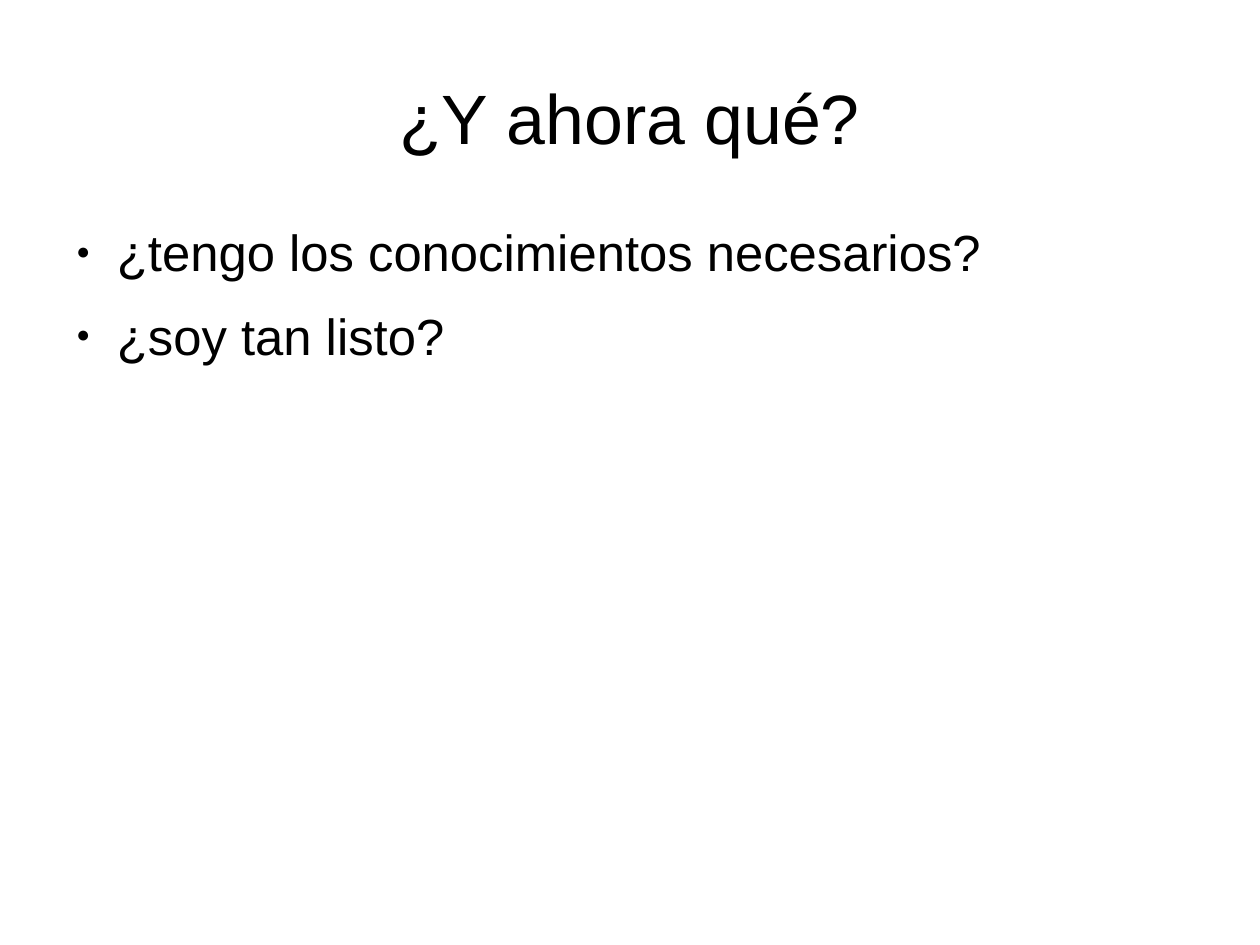
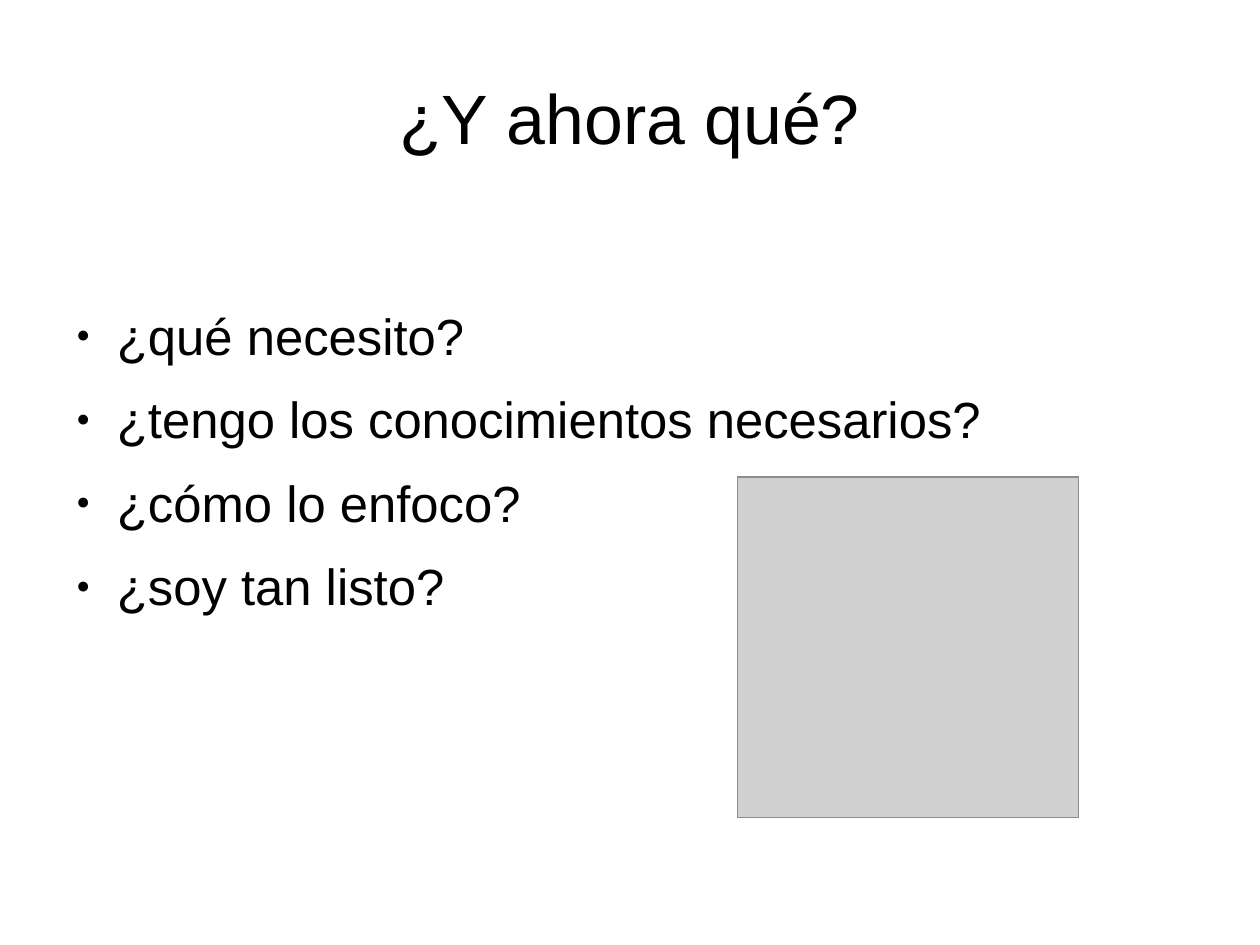
Before and after one commit to pgdoval/motor_videojuegos_js, a slide deck: slide 4 of doc/motor.odp. Drawn at 1260x945 pixels with LibreOffice and Linux fonts; fonts in the diff are those of the drawing; grey boxes stand for pictures. Boxes give left, top, right and bottom in pixels: in the first picture for what was removed or moved away, otherwise in the second. Text is boxed around its words. In the diff, an @@ line names an element or a change of style, - is before the commit and + after.

```diff
--- a/doc/motor.odp
+++ b/doc/motor.odp
@@ text at box(117, 317, 464, 365): paragraph added @@
+● ¿qué necesito?
@@ picture added at box(739, 477, 1079, 818) @@
@@ text at box(117, 484, 521, 531): paragraph added @@
+● ¿cómo lo enfoco?
```
Also in this commit, not shown: 3 other slides changed.
